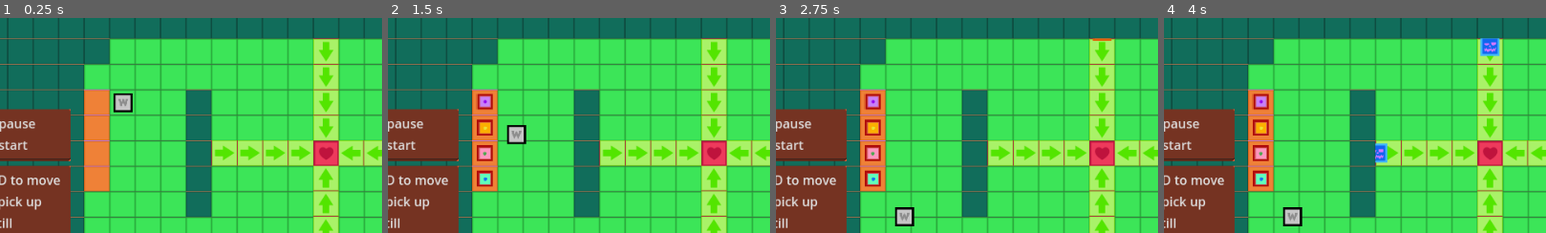
Above: before the commit, frames 1-4 (left to right).
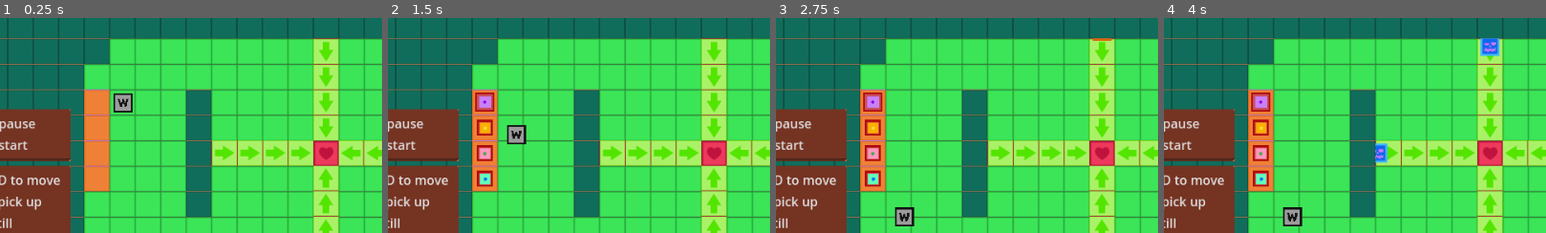
Above: after the commit, the same moments.

Repository: stirs1/wizardfarmer
Game: Godot game, scene res://main.tscn
Same seed, same stepped clock (60 frames per second), same inputs: the game is played once before the commit and once after it.
Inputs (mouse positions are % of the whole screen's width and height, from its top left):
- Up to frame 1 (0.25 s): no input
- Up to frame 2 (1.5 s): tap Enter at 0.5 s; hold Right (move_right) 0.53-1.28 s; tap P (pick_place) at 0.6 s; tap 1 (start) at 1.25, 1.35 s; hold Down (move_down) from 1.28 s (still down)
- Up to frame 3 (2.75 s): release Down (move_down) at 2 s; click (88, 45) at 2 s
- Up to frame 4 (4 s): click (85, 45) at 2.75 s; click (88, 39) at 3.5 s
The pictures show only the part of the screen within x 9-59%, y 25-75%; the shares and areas given below are measured in that part.

The runs differ from the first frame. In frame 1, 0.3% of the frame differs, in the area x 29-35%, y 35-44%; in frame 2, 0.7%; in frame 3, 0.7%, in the area x 22-36%, y 34-97%; in frame 4, 0.7%.

Commit message:
revised art assets

Diff:
--- a/plant_grapeshot.tscn
+++ b/plant_grapeshot.tscn
@@ -1,27 +1,27 @@
 [gd_scene load_steps=10 format=3 uid="uid://db0mu6td7him3"]
 
 [ext_resource type="Script" path="res://plant_grapeshot.gd" id="1_m3xee"]
-[ext_resource type="Texture2D" uid="uid://chaq6vacrv262" path="res://art/Tiles/Plant_Stage1.png" id="1_x57iu"]
-[ext_resource type="Texture2D" uid="uid://bnxqvi2ha5vuj" path="res://art/Tiles/Plant_Stage2.png" id="3_wlh8k"]
-[ext_resource type="Texture2D" uid="uid://21wxs0nvxyxo" path="res://art/Tiles/Plant_Stage3.png" id="4_oqcef"]
+[ext_resource type="Texture2D" uid="uid://fdbsksh6n31" path="res://art/asesprite files/grapeshot_001.png" id="2_bcyae"]
+[ext_resource type="Texture2D" uid="uid://c3l1ybc54j24d" path="res://art/asesprite files/grapeshot_002.png" id="3_8cfps"]
+[ext_resource type="Texture2D" uid="uid://ikdmwsch8k8u" path="res://art/asesprite files/grapeshot_003.png" id="4_hsull"]
 
-[sub_resource type="AtlasTexture" id="AtlasTexture_it2gr"]
-atlas = ExtResource("1_x57iu")
-region = Rect2(0, 0, 21, 21)
+[sub_resource type="AtlasTexture" id="AtlasTexture_unbgn"]
+atlas = ExtResource("2_bcyae")
+region = Rect2(0, 0, 32, 32)
 
-[sub_resource type="AtlasTexture" id="AtlasTexture_pudcv"]
-atlas = ExtResource("3_wlh8k")
-region = Rect2(0, 0, 21, 20)
+[sub_resource type="AtlasTexture" id="AtlasTexture_1fel7"]
+atlas = ExtResource("3_8cfps")
+region = Rect2(0, 0, 32, 32)
 
-[sub_resource type="AtlasTexture" id="AtlasTexture_skq73"]
-atlas = ExtResource("4_oqcef")
-region = Rect2(0, 0, 21, 20)
+[sub_resource type="AtlasTexture" id="AtlasTexture_s5f7g"]
+atlas = ExtResource("4_hsull")
+region = Rect2(0, 0, 32, 32)
 
 [sub_resource type="SpriteFrames" id="SpriteFrames_nqp0c"]
 animations = [{
 "frames": [{
 "duration": 1.0,
-"texture": SubResource("AtlasTexture_it2gr")
+"texture": SubResource("AtlasTexture_unbgn")
 }],
 "loop": true,
 "name": &"LEVEL_1",
@@ -29,7 +29,7 @@
 }, {
 "frames": [{
 "duration": 1.0,
-"texture": SubResource("AtlasTexture_pudcv")
+"texture": SubResource("AtlasTexture_1fel7")
 }],
 "loop": true,
 "name": &"LEVEL_2",
@@ -37,7 +37,7 @@
 }, {
 "frames": [{
 "duration": 1.0,
-"texture": SubResource("AtlasTexture_skq73")
+"texture": SubResource("AtlasTexture_s5f7g")
 }],
 "loop": true,
 "name": &"LEVEL_3",
@@ -53,6 +53,7 @@
 [node name="Grape_ProjectilePool" type="Node2D" parent="."]
 
 [node name="AnimatedSprite2D" type="AnimatedSprite2D" parent="."]
+scale = Vector2(0.75, 0.75)
 sprite_frames = SubResource("SpriteFrames_nqp0c")
 animation = &"LEVEL_1"
 
--- a/wizard.tscn
+++ b/wizard.tscn
@@ -1,17 +1,17 @@
 [gd_scene load_steps=6 format=3 uid="uid://yj4xq8i8uolg"]
 
 [ext_resource type="Script" path="res://wizard.gd" id="1_sawho"]
-[ext_resource type="Texture2D" uid="uid://ds0ext8hi24b5" path="res://art/Tiles/Asset 16.png" id="2_wx33q"]
+[ext_resource type="Texture2D" uid="uid://btxpriuatdd1s" path="res://art/asesprite files/wizard.png" id="2_510n5"]
 
-[sub_resource type="AtlasTexture" id="AtlasTexture_405dp"]
-atlas = ExtResource("2_wx33q")
-region = Rect2(0, 1, 32, 32)
+[sub_resource type="AtlasTexture" id="AtlasTexture_43iwh"]
+atlas = ExtResource("2_510n5")
+region = Rect2(0, 0, 32, 32)
 
 [sub_resource type="SpriteFrames" id="SpriteFrames_qssjv"]
 animations = [{
 "frames": [{
 "duration": 1.0,
-"texture": SubResource("AtlasTexture_405dp")
+"texture": SubResource("AtlasTexture_43iwh")
 }],
 "loop": true,
 "name": &"Wizard_still",
Binary file added: art/asesprite files/grapeshot_001.aseprite
Binary file added: art/asesprite files/grapeshot_001.png
Not shown, added: art/asesprite files/grapeshot_001.png.import
Binary file added: art/asesprite files/grapeshot_002.aseprite
Binary file added: art/asesprite files/grapeshot_002.png
Not shown, added: art/asesprite files/grapeshot_002.png.import
Binary file added: art/asesprite files/grapeshot_003.aseprite
Binary file added: art/asesprite files/grapeshot_003.png
Not shown, added: art/asesprite files/grapeshot_003.png.import
Binary file added: art/asesprite files/wizard.aseprite
Binary file added: art/asesprite files/wizard.png
Not shown, added: art/asesprite files/wizard.png.import
